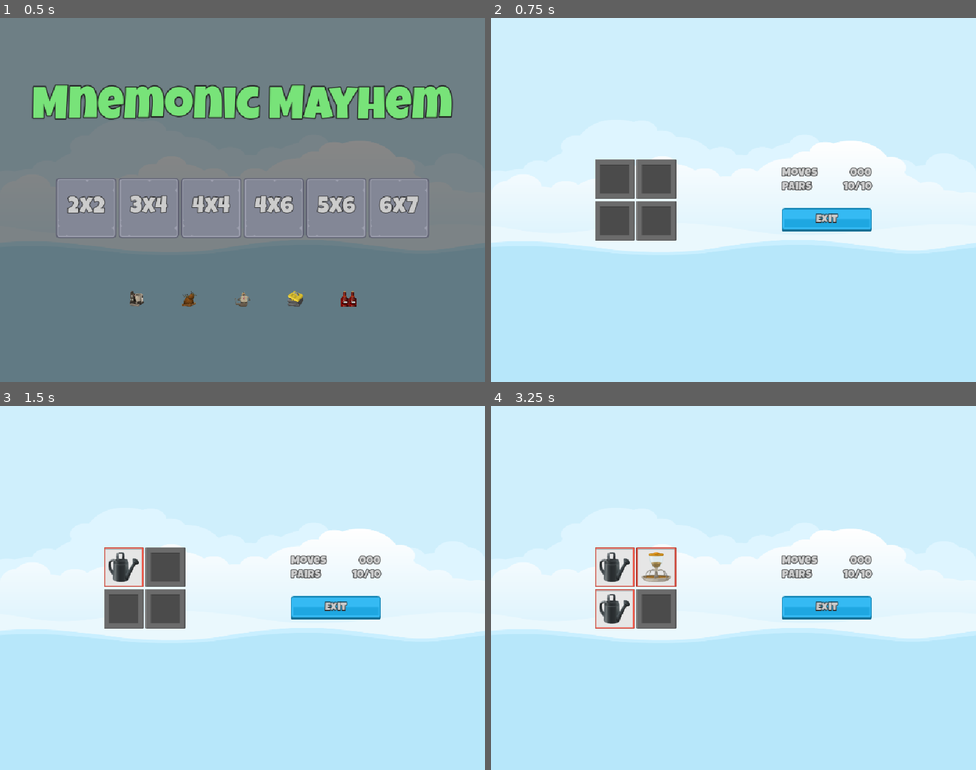
Above: before the commit, frames 1-4 (two rows, left to right).
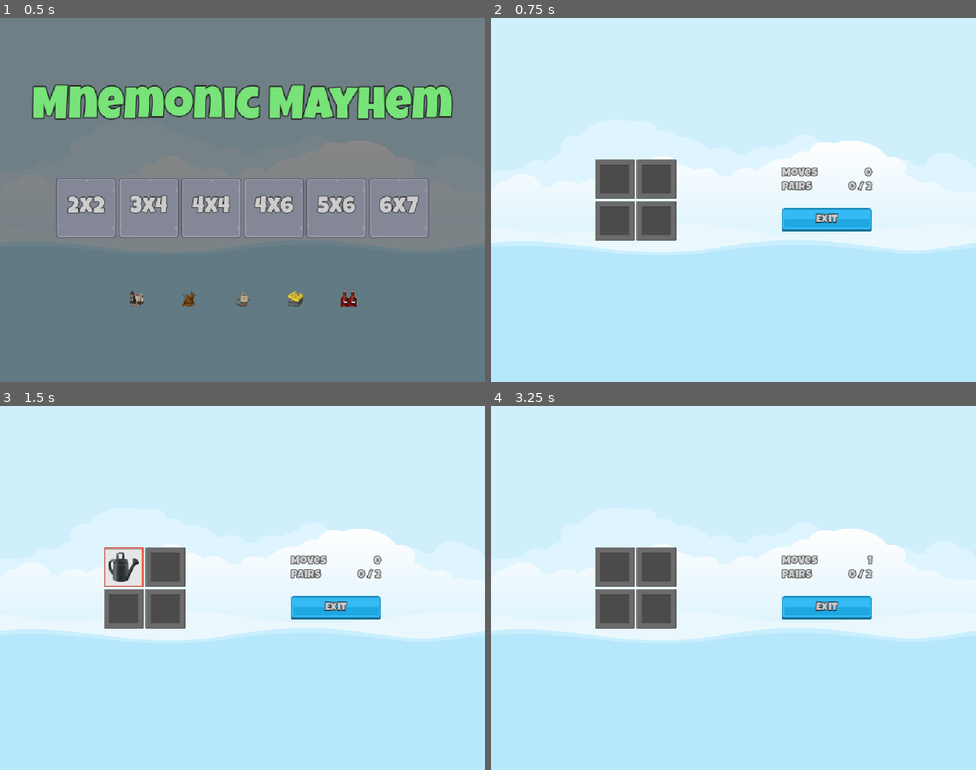
Above: after the commit, the same moments.

Repository: nrcoover/mnemonic-mayhem
Game: Godot game, scene res://Scenes/Master/Master.tscn
Same seed, same stepped clock (60 frames per second), same inputs: the game is played once before the commit and once after it.
Inputs (mouse positions are in pixels of both pictures, inside the frame that each line leads up to):
- Up to frame 1 (0.5 s): no input
- Up to frame 2 (0.75 s): click "2x2" at 0.5 s
- Up to frame 3 (1.5 s): click (121, 566) at 1.25 s
- Up to frame 4 (3.25 s): click (655, 566) at 2.02 s; click (612, 609) at 2.77 s

Frame 1 is identical in both runs. In frame 2, 0.2% of the frame differs, in the area x 72-79%, y 41-48%; in frame 3, 0.2%; in frame 4, 2.7%, in the area x 21-79%, y 38-62%.

Commit message:
Track moves made and pairs found during game

Diff:
--- a/Globals/SignalManager.gd
+++ b/Globals/SignalManager.gd
@@ -3,6 +3,7 @@
 
 signal on_level_selected(level_setting: LevelSetting)
 signal on_game_exit_pressed()
+signal on_tile_selected(tile: MemoryTile)
 
 
 func emit_on_level_selected(level_setting: LevelSetting) -> void:
@@ -11,3 +12,7 @@
 
 func emit_on_game_exit_pressed() -> void:
 	on_game_exit_pressed.emit()
+
+
+func emit_on_tile_selected(tile: MemoryTile) -> void:
+	on_tile_selected.emit(tile)
--- a/Scenes/Game/Game.gd
+++ b/Scenes/Game/Game.gd
@@ -5,10 +5,17 @@
 
 
 @onready var grid_container: GridContainer = $HBox/GridContainer
+@onready var scorer: Scorer = $Scorer
+@onready var pairs_label: Label = $HBox/VBox/HBox2/PairsLabel
+@onready var moves_label: Label = $HBox/VBox/HBox/MovesLabel
 
 
 func _ready() -> void:
 	connect_to_signals()
+
+
+func _process(_delta: float) -> void:
+	update_ui()
 
 
 func connect_to_signals() -> void:
@@ -20,6 +27,13 @@
 
 	set_grid_columns(level_setting)
 	set_memory_tiles(selected_images)
+
+	scorer.clear_new_game(level_setting.target_pairs)
+
+
+func update_ui() -> void:
+	pairs_label.text = scorer.get_pairs_string()
+	moves_label.text = scorer.get_moves_string()
 
 
 func set_level_images(level_setting: LevelSetting) -> Array[Texture2D]:
--- a/Scenes/Game/Game.tscn
+++ b/Scenes/Game/Game.tscn
@@ -6,6 +6,7 @@
 [ext_resource type="Texture2D" uid="uid://bu1cwtihd36ve" path="res://Assets/ui/blue_button00.png" id="3_y3kpf"]
 [ext_resource type="Texture2D" uid="uid://dk60mqtj2tuid" path="res://Assets/ui/green_button00.png" id="4_3k6gv"]
 [ext_resource type="Texture2D" uid="uid://dnknudsljmeqe" path="res://Assets/ui/yellow_button00.png" id="5_1q8bt"]
+[ext_resource type="PackedScene" uid="uid://hkse5dnjg0ux" path="res://Scenes/Scorer/Scorer.tscn" id="7_1q8bt"]
 
 [node name="Game" type="Control" unique_id=1752679722]
 layout_mode = 3
@@ -106,4 +107,6 @@
 [node name="Spacer3" parent="HBox" unique_id=1902457359 instance=ExtResource("1_3k6gv")]
 layout_mode = 2
 
+[node name="Scorer" parent="." unique_id=1551880487 instance=ExtResource("7_1q8bt")]
+
 [connection signal="pressed" from="HBox/VBox/ExitButton" to="." method="_on_exit_button_pressed"]
--- a/Scenes/MemoryTile/MemoryTile.gd
+++ b/Scenes/MemoryTile/MemoryTile.gd
@@ -22,5 +22,17 @@
 	item_image.visible = is_revealed
 
 
+func matches_other_tile(other: MemoryTile) -> bool:
+	return other != self and other.item_image.texture == item_image.texture
+
+
+func kill_on_pair() -> void:
+	disabled = true
+	modulate = Color.TRANSPARENT
+
+
 func _on_pressed() -> void:
+	if !Scorer.SelectionEnabled: return
+
 	reveal(true)
+	SignalManager.emit_on_tile_selected(self)
--- /dev/null
+++ b/Scenes/Scorer/Scorer.gd
@@ -0,0 +1,111 @@
+class_name Scorer
+
+
+extends Node
+
+
+static var SelectionEnabled: bool = true
+
+
+@onready var reveal_timer: Timer = $RevealTimer
+
+
+var _selected_tiles: Array[MemoryTile]
+var _pairs_made: int = 0
+var _moves_made: int = 0
+var _target_pairs: int = 99
+
+
+func _ready() -> void:
+	subscribe_to_signals()
+
+
+func subscribe_to_signals() -> void:
+	SignalManager.on_tile_selected.connect(on_tile_selected)
+	SignalManager.on_game_exit_pressed.connect(on_game_exit_pressed)
+
+
+func on_tile_selected(tile: MemoryTile) -> void:
+	if !SelectionEnabled: return
+	if tile in _selected_tiles: return
+
+	_selected_tiles.append(tile)
+	process_pair()
+
+
+func on_game_exit_pressed() -> void:
+	reveal_timer.stop()
+	clear_tiles()
+	enable_selection()
+
+
+func check_for_pair() -> void:
+	increment_moves_made()
+
+	if _selected_tiles[0].matches_other_tile(_selected_tiles[1]):
+		_selected_tiles[0].kill_on_pair()
+		_selected_tiles[1].kill_on_pair()
+		_pairs_made += 1
+
+
+func process_pair() -> void:
+	if _selected_tiles.size() != 2: return
+
+	disable_selection()
+	reveal_timer.start()
+	check_for_pair()
+
+
+func reset_selected_tiles() -> void:
+	for tile in _selected_tiles:
+		tile.reveal(false)
+
+
+func clear_tiles() -> void:
+	_selected_tiles.clear()
+
+
+func reset_pairs_made() -> void:
+	_pairs_made = 0
+
+
+func reset_moves_made() -> void:
+	_moves_made = 0
+
+
+func get_pairs_string() -> String:
+	return "%d / %d" % [ _pairs_made, _target_pairs]
+
+
+func get_moves_string() -> String:
+	return "%d" % [ _moves_made ]
+
+
+func clear_new_game(target_pairs: int) -> void:
+	clear_tiles()
+	enable_selection()
+	reset_pairs_made()
+	set_target_pairs(target_pairs)
+	reset_moves_made()
+
+
+func set_target_pairs(target_pairs: int) -> void:
+	_target_pairs = target_pairs
+
+
+func enable_selection() -> void:
+	SelectionEnabled = true
+
+
+func disable_selection() -> void:
+	SelectionEnabled = false
+
+
+func increment_moves_made() -> void:
+	_moves_made += 1
+
+
+func _on_reveal_timer_timeout() -> void:
+	reset_selected_tiles()
+	enable_selection()
+	clear_tiles()
--- /dev/null
+++ b/Scenes/Scorer/Scorer.tscn
@@ -0,0 +1,11 @@
+[gd_scene format=3 uid="uid://hkse5dnjg0ux"]
+
+[ext_resource type="Script" uid="uid://dv15au4gsksnm" path="res://Scenes/Scorer/Scorer.gd" id="1_pmgxc"]
+
+[node name="Scorer" type="Node" unique_id=1551880487]
+script = ExtResource("1_pmgxc")
+
+[node name="RevealTimer" type="Timer" parent="." unique_id=830244867]
+one_shot = true
+
+[connection signal="timeout" from="RevealTimer" to="." method="_on_reveal_timer_timeout"]
Not shown, added: Scenes/Scorer/Scorer.gd.uid
